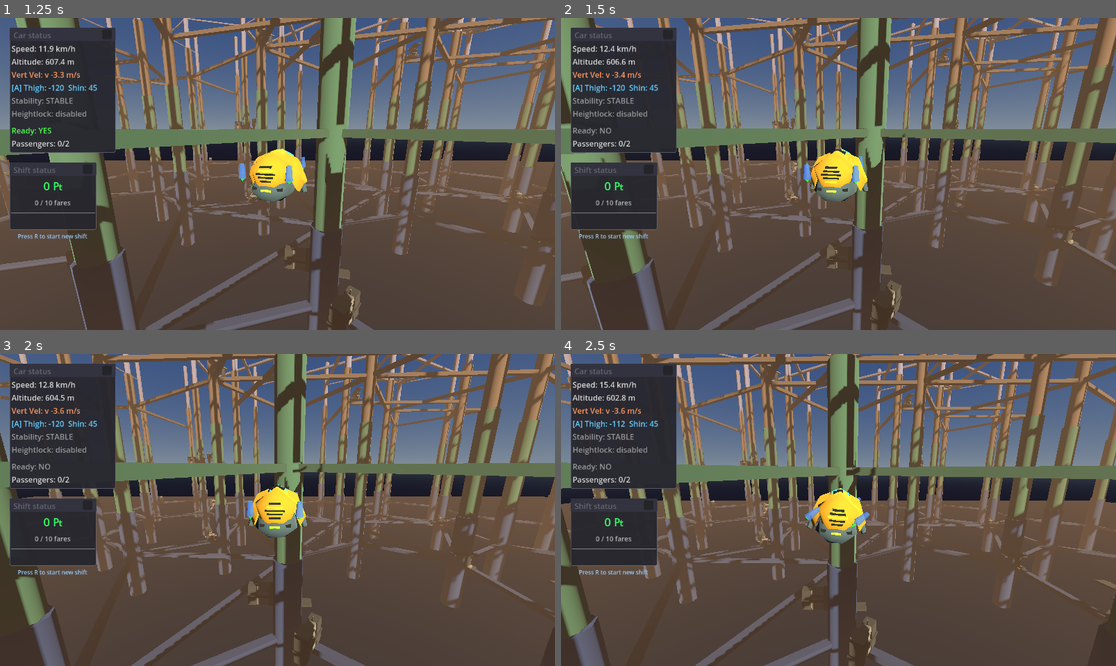
Above: before the commit, frames 1-4 (two rows, left to right).
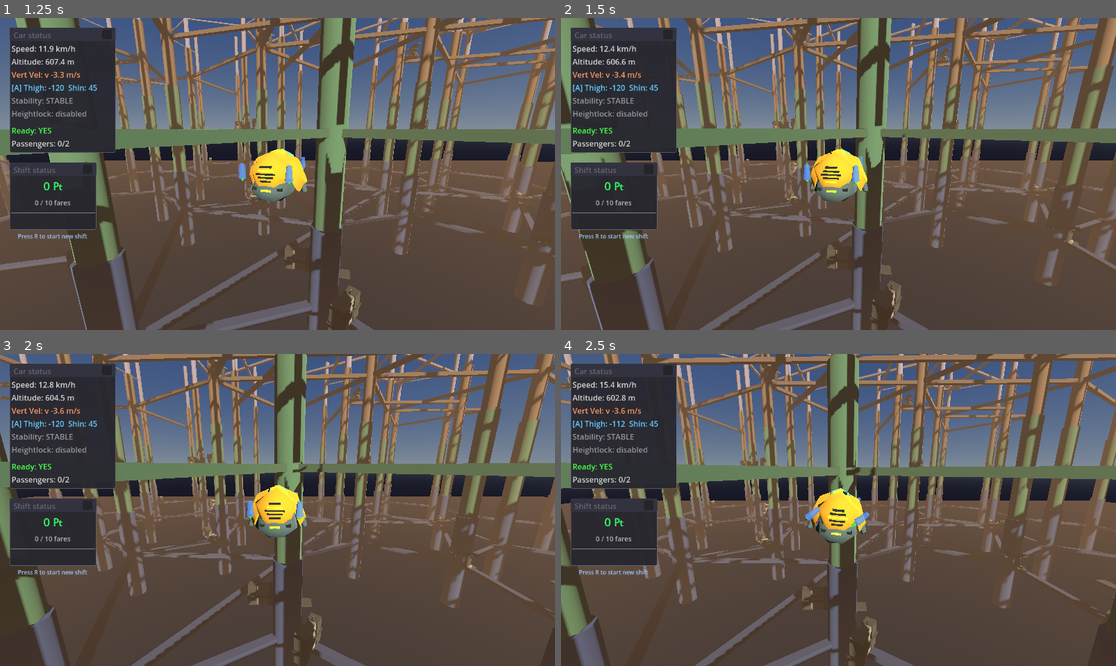
Above: after the commit, the same moments.

Repository: TaxiService/fcar
Game: Godot game, scene res://city/city_test.tscn
Same seed, same stepped clock (60 frames per second), same inputs: the game is played once before the commit and once after it.
Inputs (mouse positions are in pixels of both pictures, inside the frame that each line leads up to):
- Up to frame 1 (1.25 s): tap R (toggle_ready_for_fares, bound only before the commit) at 0.5 s; drag from (61, 89) to (333, 105) at 0.52 s
- Up to frame 2 (1.5 s): tap R (toggle_ready_for_fares, bound only before the commit) at 1.25 s; drag from (616, 195) to (810, 236) at 1.27 s
- Up to frame 3 (2 s): no input
- Up to frame 4 (2.5 s): tap R (toggle_ready_for_fares, bound only before the commit) at 2, 2.3 s; move the mouse to (894, 441) at 2.02 s; hold D (strafe_right) from 2.03 s (still down); tap C (crouch) at 2.1 s

Frame 1 is identical in both runs. In frame 2, less than 0.1% of the frame differs, in the area x 2-52%, y 35-44%; in frame 3, 0.1%; in frame 4, 0.1%, in the area x 2-52%, y 35-46%.

Commit message:
Contextual confirm/cancel (R/T) for fare system
- R (confirm): start looking for fares, or confirm boarding if target selected
- T (cancel): cancel target, stop looking, or mash to eject passengers
- Auto-enable ready state after fare delivery if shift still active
- Renamed input actions: toggle_ready_for_fares -> confirm, eject_passengers -> cancel
- Added clear_target() to HailingMarkers for canceling selections
- Confirm/cancel excluded from control lock (UI actions, not movement)

Co-Authored-By: Claude Opus 4.5 <noreply@anthropic.com>

Diff:
--- a/FCar.gd
+++ b/FCar.gd
@@ -614,9 +614,13 @@
 		auto_hover_enabled = !auto_hover_enabled
 		print("Auto-hover safety: ", "ON" if auto_hover_enabled else "OFF")
 
-	# T key - toggle ready for fares (only when no passengers)
-	if Input.is_action_just_pressed("toggle_ready_for_fares"):
-		_toggle_ready_for_fares()
+	# R key (confirm) - context-sensitive: start looking for fares / confirm boarding
+	if Input.is_action_just_pressed("confirm"):
+		_handle_confirm()
+
+	# T key (cancel) - context-sensitive: stop looking / cancel target / eject passengers
+	if Input.is_action_just_pressed("cancel"):
+		_handle_cancel()
 
 	# Handbrake: hold to engage, double-press to lock on, single press to unlock
 	if Input.is_action_just_pressed("handbrake"):
@@ -1152,6 +1156,14 @@
 	print("Passenger delivered! Now carrying ", passengers.size(), "/", cargo_capacity)
 	passenger_delivered.emit(person, destination)
 
+	# Auto-enable ready state if shift is still active and car is now empty
+	if passengers.size() == 0 and shift_manager and shift_manager.is_shift_active():
+		if not is_ready_for_fares:
+			is_ready_for_fares = true
+			confirmed_boarding_group.clear()
+			print("Shift continues - Ready for fares: YES")
+			ready_state_changed.emit(true)
+
 
 func get_passenger_count() -> int:
 	passengers = passengers.filter(func(p): return is_instance_valid(p))
@@ -1162,61 +1174,98 @@
 	return get_passenger_count() < cargo_capacity
 
 
-func _toggle_ready_for_fares():
-	# Can only toggle ready when no passengers
+func _handle_confirm():
+	# R key: context-sensitive confirm action
+	# - If not ready: start looking for fares
+	# - If ready with targeted fare: confirm boarding
+
 	if passengers.size() > 0:
-		print("Cannot toggle ready state while carrying passengers")
+		# Have passengers - R does nothing (use T to eject)
 		return
 
 	if not is_ready_for_fares:
-		# Not ready → become ready
+		# Not ready → become ready (start looking for fares)
 		is_ready_for_fares = true
 		confirmed_boarding_group.clear()
 		print("Ready for fares: YES")
 		ready_state_changed.emit(true)
-	elif explicit_boarding_consent:
-		# Ready + explicit mode: check for targeted group
-		var targeted = hailing_markers.get_targeted_group() if hailing_markers else null
-		if targeted and targeted.members.size() > 0:
-			# Get a representative member to find the full group
-			var representative = targeted.members[0]
-			if not is_instance_valid(representative):
-				_cancel_ready_state()
-				return
-
-			# Find ALL group members by group_id (more robust than pre-filtered list)
-			var group_members: Array[Person] = []
-			if representative.group_id == -1:
-				# Solo person - just them
-				group_members.append(representative)
-			else:
-				# Group - find all members with this group_id
-				group_members = _find_group_members(representative.group_id)
-
-			# Check capacity - can we fit the whole group?
-			var available_slots = cargo_capacity - passengers.size() - _count_boarding_persons()
-			if group_members.size() > available_slots:
-				print("No room! Group of ", group_members.size(), " won't fit in ", available_slots, " available slots")
-				# Stay in ready state so player can pick a different group
-				return
-
-			# Confirm the group for boarding
-			confirmed_boarding_group = []
-			for p in group_members:
-				confirmed_boarding_group.append(p)
-			print("Confirmed group of ", confirmed_boarding_group.size(), " for boarding")
-
-			# Start boarding all group members
-			# IMPORTANT: iterate over a duplicate because _complete_boarding may clear the array
-			for person in confirmed_boarding_group.duplicate():
-				if is_instance_valid(person):
-					_start_boarding_person(person)
-			# Stay in ready state until boarding completes
-		else:
-			# No target → cancel ready state
-			_cancel_ready_state()
-	else:
-		# Implicit mode: just toggle off
+		return
+
+	# Already ready - check for targeted fare to confirm boarding
+	if not explicit_boarding_consent:
+		# Implicit mode: nothing to confirm (auto-boards)
+		return
+
+	var targeted = hailing_markers.get_targeted_group() if hailing_markers else null
+	if not targeted or targeted.members.size() == 0:
+		# No target - R does nothing
+		return
+
+	# Get a representative member to find the full group
+	var representative = targeted.members[0]
+	if not is_instance_valid(representative):
+		return
+
+	# Find ALL group members by group_id (more robust than pre-filtered list)
+	var group_members: Array[Person] = []
+	if representative.group_id == -1:
+		# Solo person - just them
+		group_members.append(representative)
+	else:
+		# Group - find all members with this group_id
+		group_members = _find_group_members(representative.group_id)
+
+	# Check capacity - can we fit the whole group?
+	var available_slots = cargo_capacity - passengers.size() - _count_boarding_persons()
+	if group_members.size() > available_slots:
+		print("No room! Group of ", group_members.size(), " won't fit in ", available_slots, " available slots")
+		return
+
+	# Confirm the group for boarding
+	confirmed_boarding_group = []
+	for p in group_members:
+		confirmed_boarding_group.append(p)
+	print("Confirmed group of ", confirmed_boarding_group.size(), " for boarding")
+
+	# Start boarding all group members
+	for person in confirmed_boarding_group.duplicate():
+		if is_instance_valid(person):
+			_start_boarding_person(person)
+
+
+func _handle_cancel():
+	# T key: context-sensitive cancel action
+	# - If carrying passengers: count toward eject (mash T)
+	# - Else if fare is targeted: cancel the target only
+	# - Else if ready: stop looking for fares
+
+	if passengers.size() > 0:
+		# Have passengers - mash T to eject
+		if eject_click_count == 0:
+			eject_window_timer = 0.0
+		eject_click_count += 1
+
+		if eject_click_count >= EJECT_CLICKS_REQUIRED:
+			_eject_all_passengers()
+			eject_click_count = 0
+		return
+
+	if not is_ready_for_fares:
+		# Not ready - T does nothing
+		return
+
+	# Ready state - check what to cancel
+	var targeted = hailing_markers.get_targeted_group() if hailing_markers else null
+	if targeted and targeted.members.size() > 0:
+		# Have a target - cancel just the target, stay in ready state
+		if hailing_markers:
+			hailing_markers.clear_target()
+		print("Target cancelled")
+		# Cancel any boarding in progress
+		_cancel_all_boarding()
+		confirmed_boarding_group.clear()
+	else:
+		# No target - cancel ready state entirely
 		_cancel_ready_state()
 
 
@@ -1260,17 +1309,7 @@
 			# Window expired, reset
 			eject_click_count = 0
 
-	# Count clicks
-	if Input.is_action_just_pressed("eject_passengers"):
-		if eject_click_count == 0:
-			# First click starts the window
-			eject_window_timer = 0.0
-
-		eject_click_count += 1
-
-		if eject_click_count >= EJECT_CLICKS_REQUIRED:
-			_eject_all_passengers()
-			eject_click_count = 0
+	# Eject counting is now handled by _handle_cancel()
 
 
 func _eject_all_passengers():
--- a/HailingMarkers.gd
+++ b/HailingMarkers.gd
@@ -175,6 +175,11 @@
 	if targeted_group_index >= 0 and targeted_group_index < current_groups.size():
 		return current_groups[targeted_group_index]
 	return null
+
+
+func clear_target():
+	# Clears the current target selection
+	targeted_group_index = -1
 
 
 func _get_boarding_group_data() -> Dictionary:
--- a/project.godot
+++ b/project.godot
@@ -85,12 +85,12 @@
 "events": [Object(InputEventKey,"resource_local_to_scene":false,"resource_name":"","device":-1,"window_id":0,"alt_press …(192 unchanged characters)…
 ]
 }
-toggle_ready_for_fares={
+confirm={
 "deadzone": 0.5,
 "events": [Object(InputEventKey,"resource_local_to_scene":false,"resource_name":"","device":-1,"window_id":0,"alt_press …(192 unchanged characters)…
 ]
 }
-eject_passengers={
+cancel={
 "deadzone": 0.5,
 "events": [Object(InputEventKey,"resource_local_to_scene":false,"resource_name":"","device":-1,"window_id":0,"alt_press …(192 unchanged characters)…
 ]
